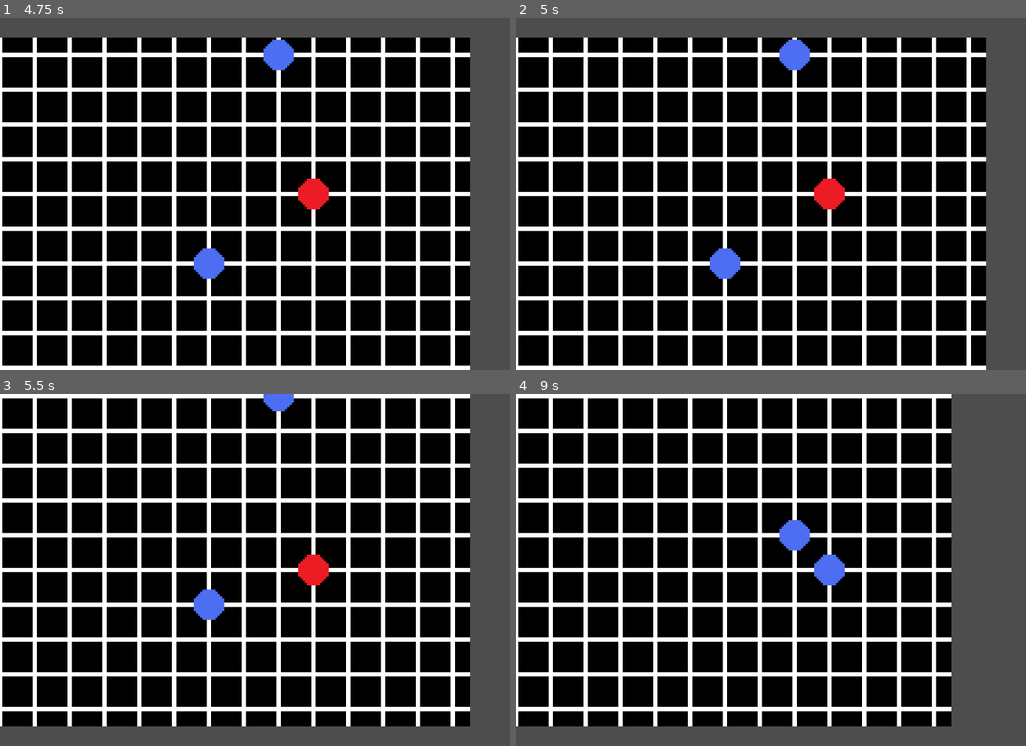
Above: before the commit, frames 1-4 (two rows, left to right).
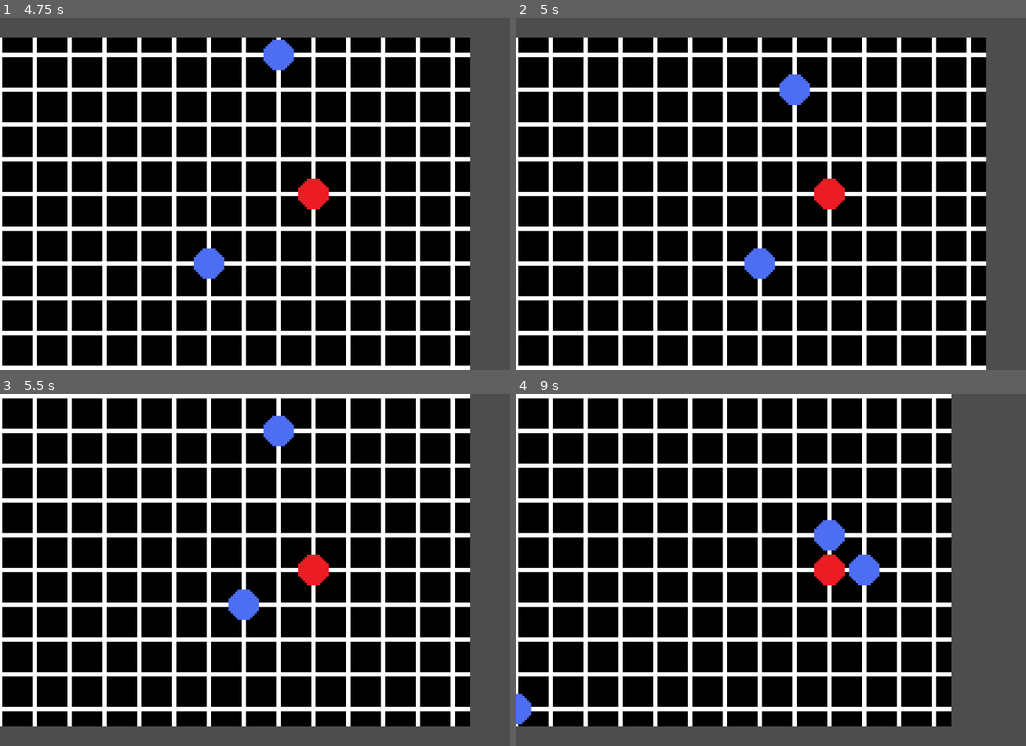
Above: after the commit, the same moments.

Repository: loheesong/origin-godot
Game: Godot game, scene res://scenes/play_area.tscn
Same seed, same stepped clock (60 frames per second), same inputs: the game is played once before the commit and once after it.
Inputs:
- Up to frame 1 (4.75 s): tap Enter at 0.5 s; hold D (move_right) 0.53-1.28 s; tap E (Attack_1, bound only after the commit) at 0.6, 1.35, 2.3, 3.05, 3.6, 4.35 s; hold S (move_down) 1.28-2.03 s; hold D (move_right) 2.03-2.78 s; tap N at 2.1 s; hold W (move_up) 2.78-3.53 s; tap M at 2.85 s; hold A (move_left) from 3.53 s (still down)
- Up to frame 2 (5 s): keep holding A (move_left)
- Up to frame 3 (5.5 s): release A (move_left) at 5.03 s; hold S (move_down) from 5.03 s (still down); tap N at 5.1 s; tap E (Attack_1, bound only after the commit) at 5.3 s
- Up to frame 4 (9 s): release S (move_down) at 5.78 s; hold D (move_right) 5.78-6.53 s; tap M at 5.85, 8.85 s; tap E (Attack_1, bound only after the commit) at 6.05, 6.6, 7.35, 8.3 s; hold W (move_up) 6.53-7.28 s; hold D (move_right) 7.28-8.03 s; hold S (move_down) 8.03-8.78 s; tap N at 8.1 s; hold A (move_left) from 8.78 s (still down)

Frame 1 is identical in both runs. In frame 2, 1.7% of the frame differs, in the area x 38-58%, y 6-75%; in frame 3, 1.5%; in frame 4, 1.9%, in the area x 0-72%, y 35-94%.

Commit message:
End turn function

Diff:
--- a/project.godot
+++ b/project.godot
@@ -41,6 +41,11 @@
 "events": [Object(InputEventKey,"resource_local_to_scene":false,"resource_name":"","device":-1,"window_id":0,"alt_press …(192 unchanged characters)…
 ]
 }
+Attack_1={
+"deadzone": 0.5,
+"events": [Object(InputEventKey,"resource_local_to_scene":false,"resource_name":"","device":-1,"window_id":0,"alt_pressed":false,"shift_pressed":false,"ctrl_pressed":false,"meta_pressed":false,"pressed":false,"keycode":0,"physical_keycode":69,"key_label":0,"unicode":101,"location":0,"echo":false,"script":null)
+]
+}
 
 [rendering]
 
--- a/scenes/play_area.gd
+++ b/scenes/play_area.gd
@@ -24,14 +24,7 @@
 	pass
 
 func _on_player_moved(_pos) -> void:
-	await get_tree().create_timer(0.5).timeout
-	enemy_turn_started.emit()
-	player_turn_started.emit()
-	if spawnConter == 0:
-		spawn_enemy()
-		spawnConter = spawnRate
-	else:
-		spawnConter -= 1
+	turn_end()
 
 # Function to rotate all enemies around the player's position
 func rotate_all_enemies(player_position: Vector2, direction: Global.RotationDirection):
@@ -68,3 +61,20 @@
 	enemy_turn_started.connect(enemy._on_enemy_turn_started)
 	$Player.player_moved.connect(enemy._on_player_moved)
 	add_child(enemy)
+
+
+
+func _on_player_attack() -> void:
+	print("attack")
+	turn_end()
+	pass # Replace with function body.
+
+func turn_end() -> void:
+	await get_tree().create_timer(0.5).timeout
+	enemy_turn_started.emit()
+	player_turn_started.emit()
+	if spawnConter == 0:
+		spawn_enemy()
+		spawnConter = spawnRate
+	else:
+		spawnConter -= 1
--- a/scenes/play_area.tscn
+++ b/scenes/play_area.tscn
@@ -46,4 +46,5 @@
 rotation = 1.56306
 
 [connection signal="player_turn_started" from="." to="Player" method="_turn_started"]
+[connection signal="attack" from="Player" to="." method="_on_player_attack"]
 [connection signal="player_moved" from="Player" to="." method="_on_player_moved"]
--- a/scenes/player.gd
+++ b/scenes/player.gd
@@ -4,6 +4,7 @@
 
 var can_move
 signal player_moved(pos)
+signal attack
 
 # Define the RotationDirection enum
 enum RotationDirection {
@@ -19,7 +20,8 @@
 	"move_left": Vector2.LEFT,
 	"move_right": Vector2.RIGHT,
 	"move_up": Vector2.UP,
-	"move_down": Vector2.DOWN
+	"move_down": Vector2.DOWN,
+	"Attack_1": 0
 }
 func _unhandled_key_input(event: InputEvent) -> void:
 	for action in actions:
@@ -36,9 +38,13 @@
 
 func move(action):
 	if can_move:
-		position += actions[action] * grid_size
 		can_move = false
-		player_moved.emit(position)
+		if action.begins_with("move"):
+			position += actions[action] * grid_size
+			player_moved.emit(position)
+		if action.begins_with("Attack"):
+			attack.emit()
+			pass
 
 
 func start(pos):
